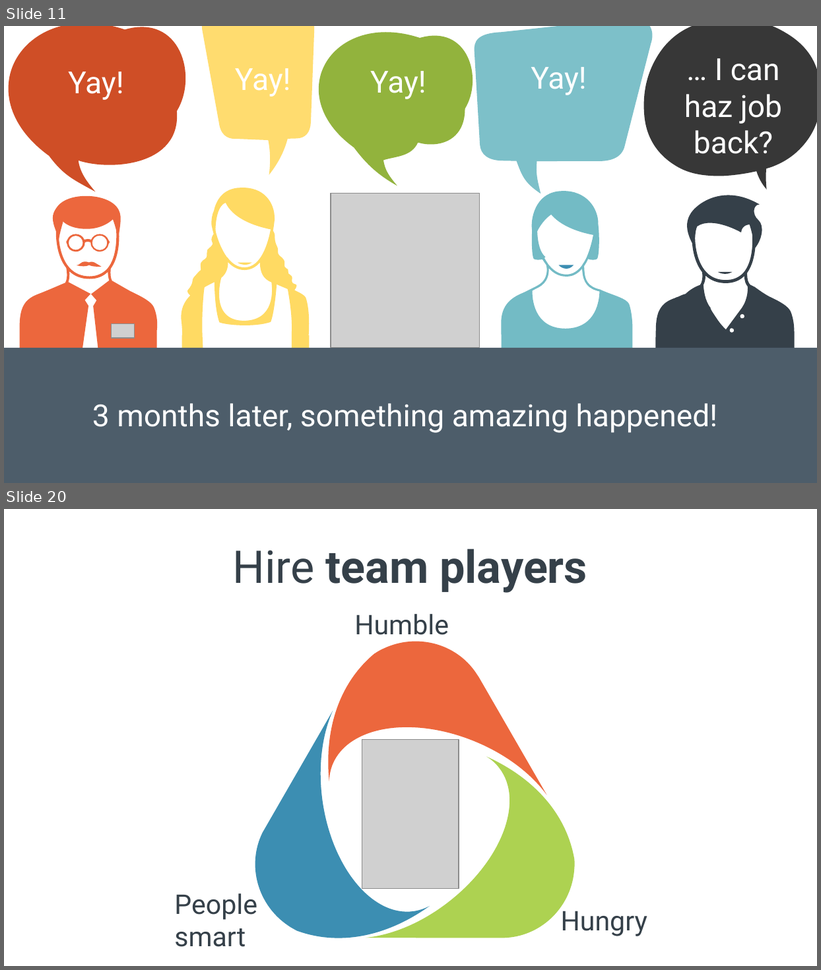
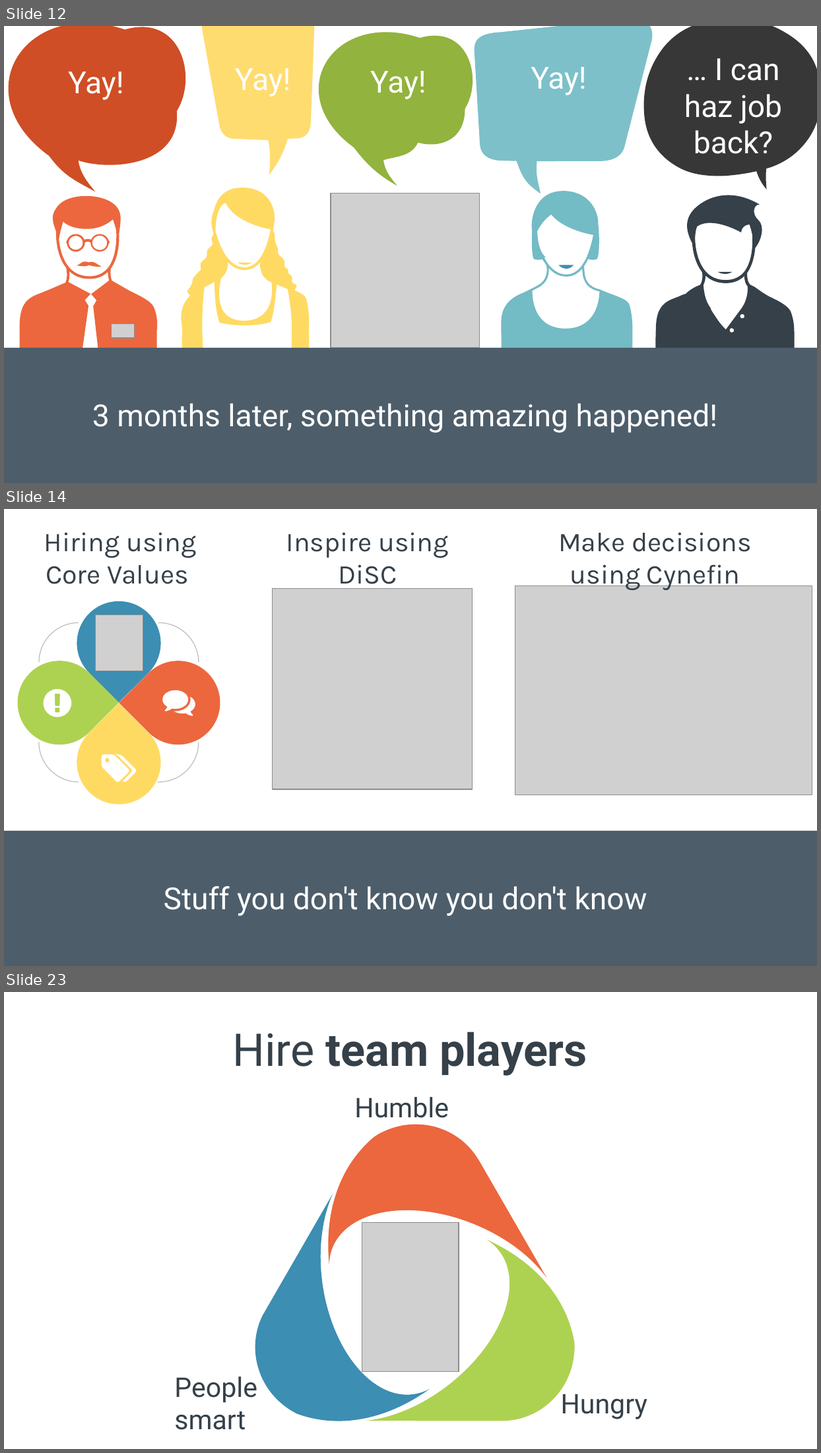
Before and after one commit to spetryjohnson/Talk---Hiring--Firing--and-Inspiring, a slide deck: Hiring, Firing, and Inspiring.pptx. Shown one above the other, each under a label of ours: slides 11 and 20 before the commit, slides 12, 14 and 23 after it; the slides between them are not shown. The pictures are 821x970 and 821x1453 pixels, drawn with LibreOffice and Linux fonts; fonts in the diff are those of the drawing; grey boxes stand for pictures. Boxes give left, top, right and bottom in pixels: in the first picture for what was removed or moved away, otherwise in the second. Text is boxed around its words. In the diff, an @@ line names an element or a change of style, - is before the commit and + after.

```diff
--- a/Hiring, Firing, and Inspiring.pptx
+++ b/Hiring, Firing, and Inspiring.pptx
@@ slide 14 added at [4,509,817,966], background #FFFFFF @@
@@ text added at [44,532,197,584], 24 pt, text #354049 @@
+Hiring using Core Values
@@ text added at [286,532,449,591], 24 pt, text #354049 @@
+Inspire using DiSC
@@ text added at [558,532,751,591], 24 pt, text #354049 @@
+Make decisions using Cynefin
@@ picture added at [516,586,812,794] @@
@@ picture added at [273,589,473,789] @@
@@ group added at [4,584,238,821]: 4 arc (boxed as its full ellipse)s, 4 teardrops, 3 freeform shapes, 1 picture @@
@@ rectangle added at [4,831,817,966], fill #4D5D6A @@
@@ text added at [164,887,648,916], 27 pt, text #FFFFFF @@
+Stuff you don't know you don't know
@@ what was slide 11 is now slide 12 @@
@@ what was slide 20 is now slide 23 @@
```
Also in this commit, not shown: 14 slides changed, 4 other slides added, 1 other file.
